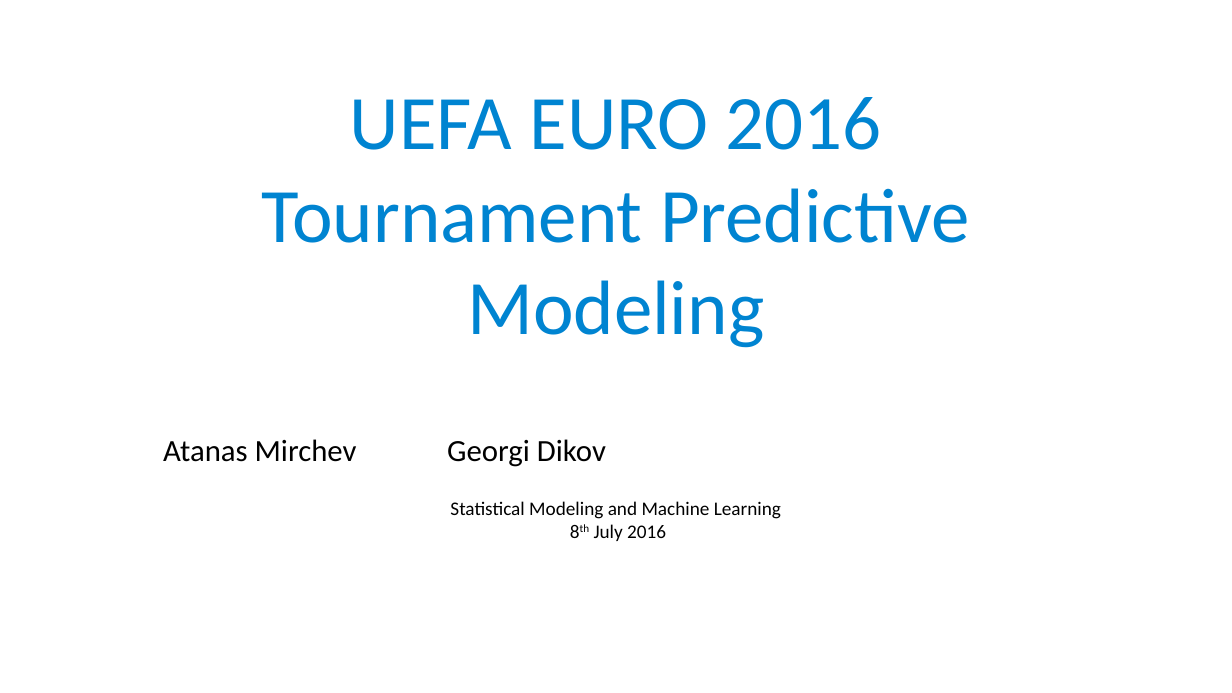
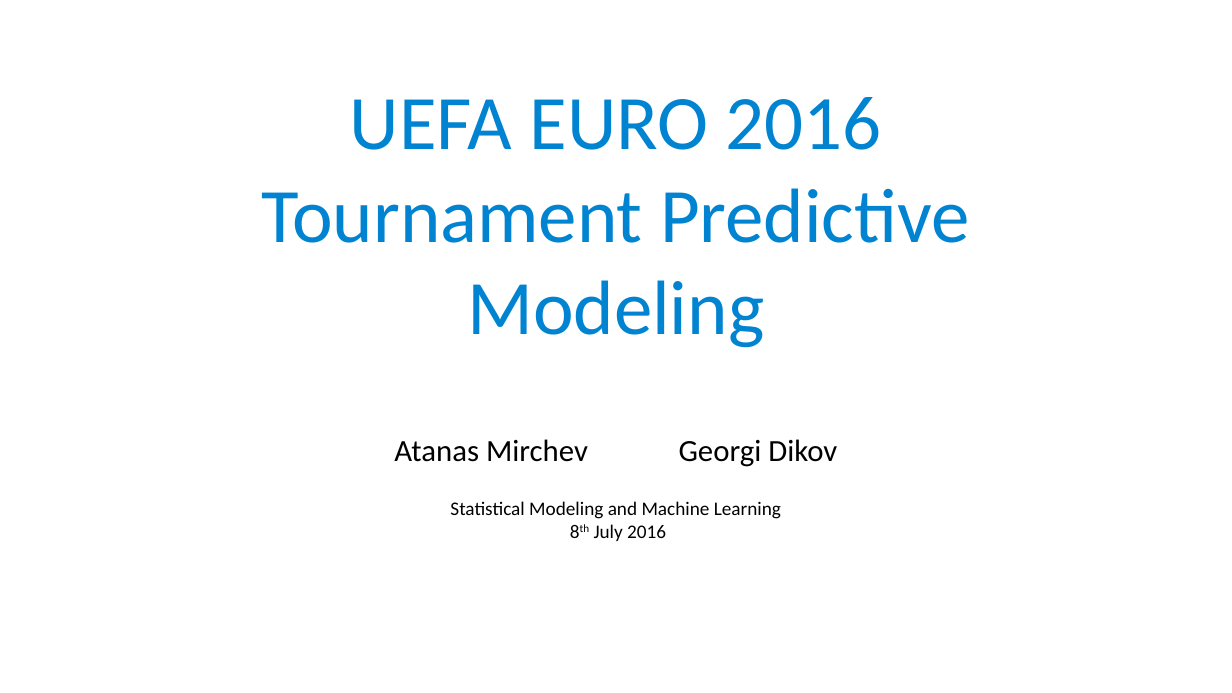
Before and after one commit to taimir/football_2016, a slide deck: slide 1 of presentation/Presentation_Euro2016.pptx. Drawn at 1232x693 pixels with LibreOffice and Linux fonts; fonts in the diff are those of the drawing. Boxes give left, top, right and bottom in pixels: in the first picture for what was removed or moved away, otherwise in the second. Text is boxed around its words. In the diff, an @@ line names an element or a change of style, - is before the commit and + after.

```diff
--- a/presentation/Presentation_Euro2016.pptx
+++ b/presentation/Presentation_Euro2016.pptx
@@ text at <box>394,439,837,467</box>: alignment left to centre @@
```
Also in this commit, not shown: 3 other slides changed, 8 slides added, 1 slide removed.
